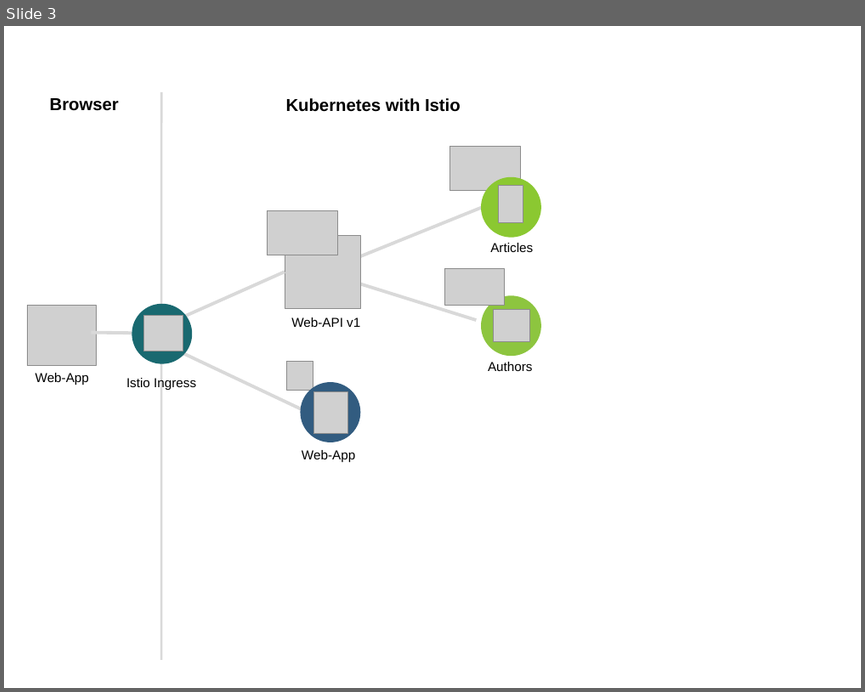
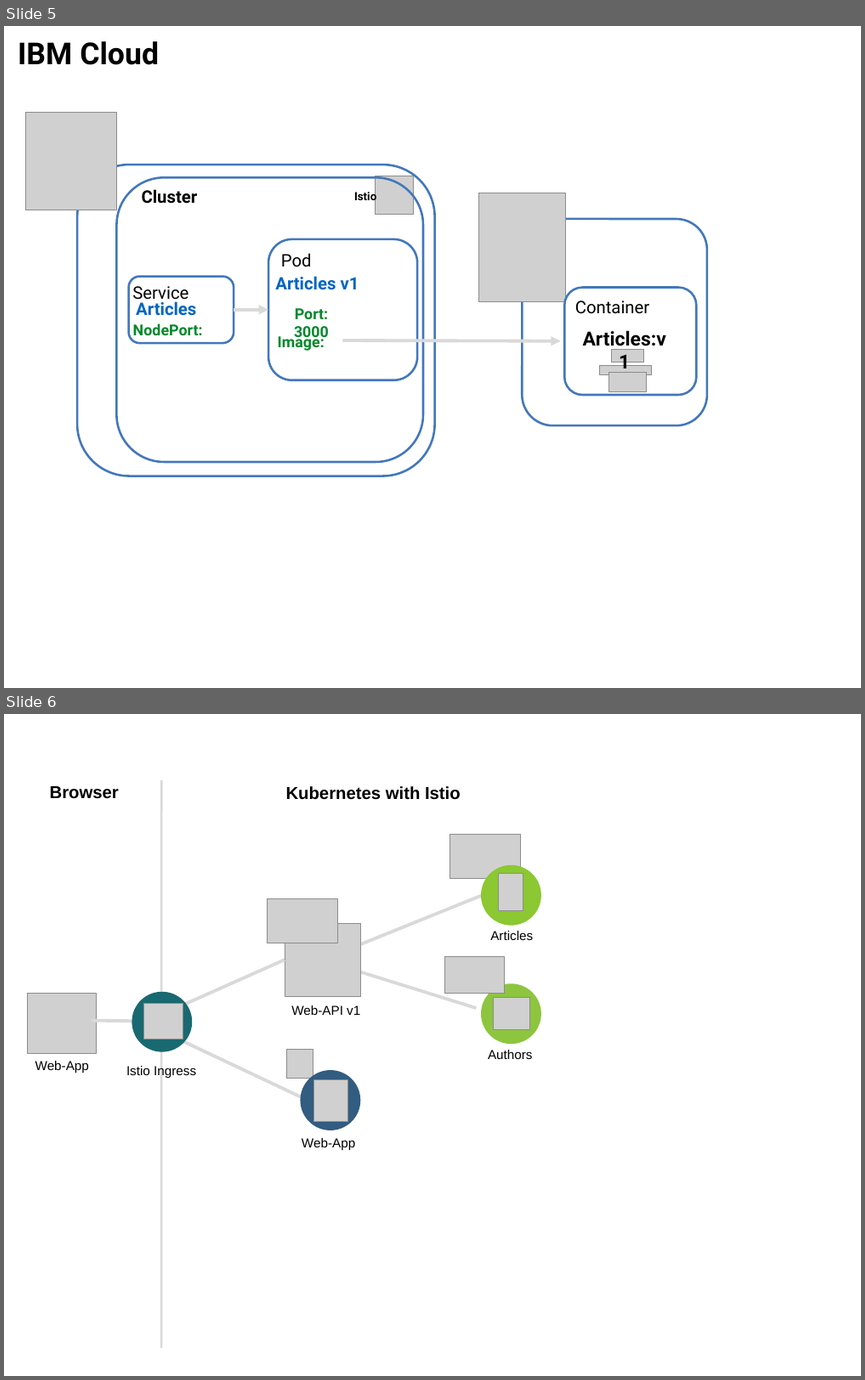
Before and after one commit to IBM/cloud-native-starter, a slide deck: workshop/images/architecture.pptx. Shown one above the other, each under a label of ours: slide 3 before the commit, slides 5 and 6 after it. The pictures are 865x692 and 865x1380 pixels, drawn with LibreOffice and Linux fonts; fonts in the diff are those of the drawing; grey boxes stand for pictures. Boxes give left, top, right and bottom in pixels: in the first picture for what was removed or moved away, otherwise in the second. Text is boxed around its words. In the diff, an @@ line names an element or a change of style, - is before the commit and + after.

```diff
--- a/workshop/images/architecture.pptx
+++ b/workshop/images/architecture.pptx
@@ slide 5 added at <box>4,26,861,688</box>, background #FFFFFF @@
@@ text added at <box>18,41,159,65</box>, 28 pt, text #000000, bold @@
+IBM Cloud
@@ picture added at <box>26,113,117,210</box> @@
@@ rounded rectangle added at <box>77,165,435,476</box>, outline #4277BB 2 pt @@
@@ rounded rectangle added at <box>117,178,423,462</box>, outline #4277BB 2 pt @@
@@ picture added at <box>375,176,413,214</box> @@
@@ text added at <box>142,189,198,204</box>, 16 pt, text #000000, bold @@
+Cluster
@@ text added at <box>354,190,376,204</box>, 10.5 pt, text #000000, bold @@
+Istio
@@ picture added at <box>478,193,565,301</box> @@
@@ rounded rectangle added at <box>522,219,707,426</box>, outline #4277BB 2 pt @@
@@ rounded rectangle added at <box>268,239,417,380</box>, outline #4277BB 2 pt @@
@@ text added at <box>281,253,312,267</box>, 16 pt, text #000000 @@
+Pod
@@ rounded rectangle added at <box>129,276,234,343</box>, outline #4277BB 2 pt @@
@@ text added at <box>275,276,359,290</box>, 16 pt, text #0365C0, bold @@
+Articles v1
@@ text added at <box>132,286,188,304</box>, 16 pt, text #000000 @@
+Service
@@ text added at <box>133,299,203,335</box>, 14 pt, text #00882B, bold @@
+Articles
+NodePort:
@@ rounded rectangle added at <box>564,288,696,395</box>, fill #FFFFFF, outline #4277BB 2 pt @@
@@ text added at <box>575,301,649,314</box>, 16 pt, text #000000 @@
+Container
@@ arrow added from (234, 310) to (268, 310), #D9D9D9 3 pt @@
@@ text added at <box>294,308,329,341</box>, 14 pt, text #00882B, bold @@
+Port: 3000
@@ text added at <box>583,330,666,350</box>, 18 pt, text #000000, bold @@
+Articles:v1
@@ text added at <box>278,334,324,351</box>, 14 pt, text #00882B, bold @@
+Image:
@@ arrow added from (343, 340) to (561, 341), #D9D9D9 3 pt @@
@@ picture added at <box>612,350,644,363</box> @@
@@ picture added at <box>599,366,652,375</box> @@
@@ picture added at <box>609,373,646,392</box> @@
@@ what was slide 3 is now slide 6 @@
```
Also in this commit, not shown: 2 other slides added, 10 other files.
